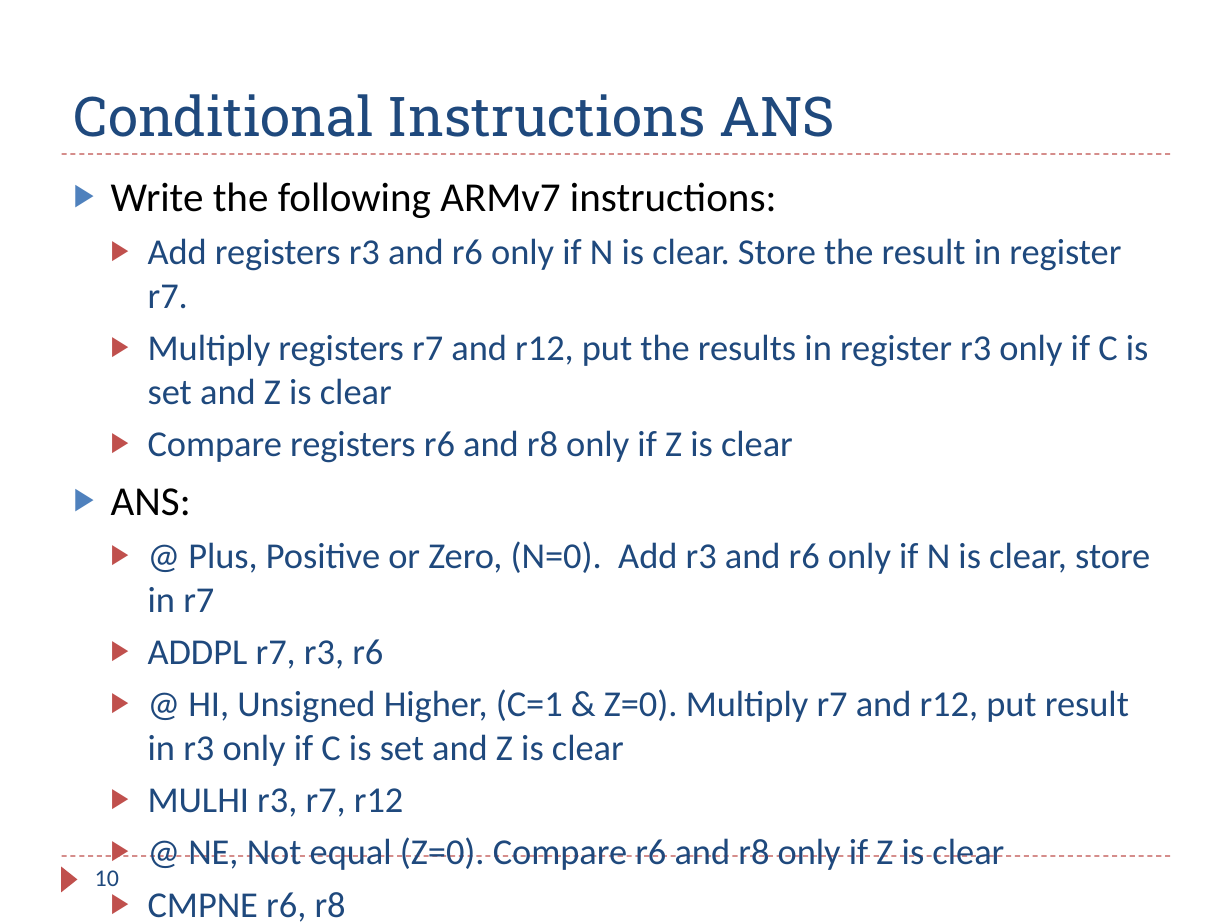
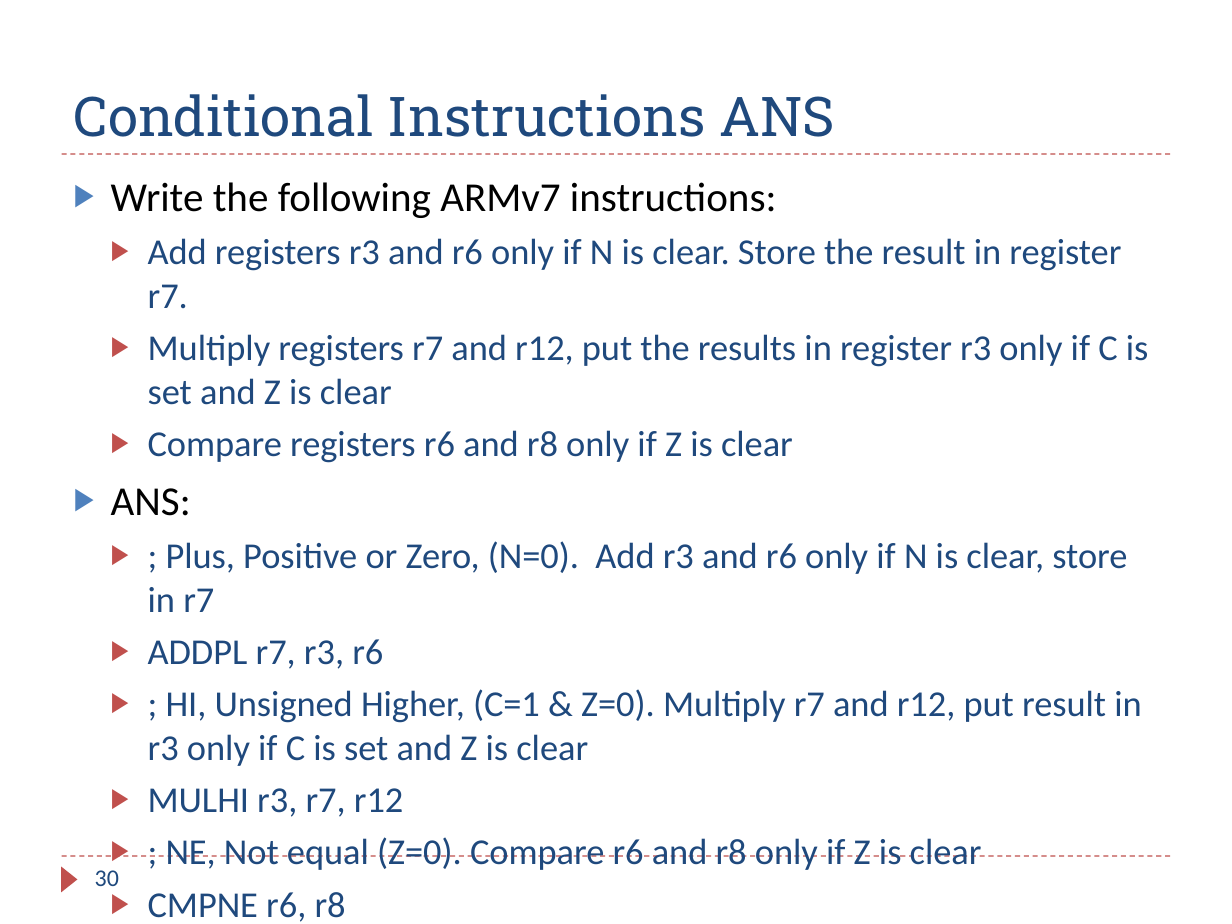
Before and after one commit to guhofstra/CSC111Fa25, a slide deck: slide 30 of PPTs/Ch6_ARM_Flow_Control_Exercises_ANS.pptx (slide 10 before the commit). Drawn at 1232x924 pixels with LibreOffice and Linux fonts; fonts in the diff are those of the drawing. Boxes give left, top, right and bottom in pixels: in the first picture for what was removed or moved away, otherwise in the second. Text is boxed around its words. In the diff, an @@ line names an element or a change of style, - is before the commit and + after.

```diff
--- a/PPTs/Ch6_ARM_Flow_Control_Exercises_ANS.pptx
+++ b/PPTs/Ch6_ARM_Flow_Control_Exercises_ANS.pptx
@@ text at (x1=148, y1=541, x2=1127, y2=612): text changed @@
-  ▶ @ Plus, Positive or Zero, (N=0). Add r3 and r6 only if N is clear, store in r7
+  ▶ ; Plus, Positive or Zero, (N=0). Add r3 and r6 only if N is clear, store in r7
@@ text at (x1=148, y1=689, x2=1141, y2=766): text changed @@
-  ▶ @ HI, Unsigned Higher, (C=1 & Z=0). Multiply r7 and r12, put result in r3 only if C is set and Z is clear
+  ▶ ; HI, Unsigned Higher, (C=1 & Z=0). Multiply r7 and r12, put result in r3 only if C is set and Z is clear
@@ text at (x1=166, y1=837, x2=982, y2=870): text changed @@
-  ▶ @ NE, Not equal (Z=0). Compare r6 and r8 only if Z is clear
+  ▶ ; NE, Not equal (Z=0). Compare r6 and r8 only if Z is clear
@@ page number at (x1=95, y1=870, x2=119, y2=886): text changed @@
-10
+30
```
Also in this commit, not shown: 11 other slides changed, 10 slides added, 17 other files.
